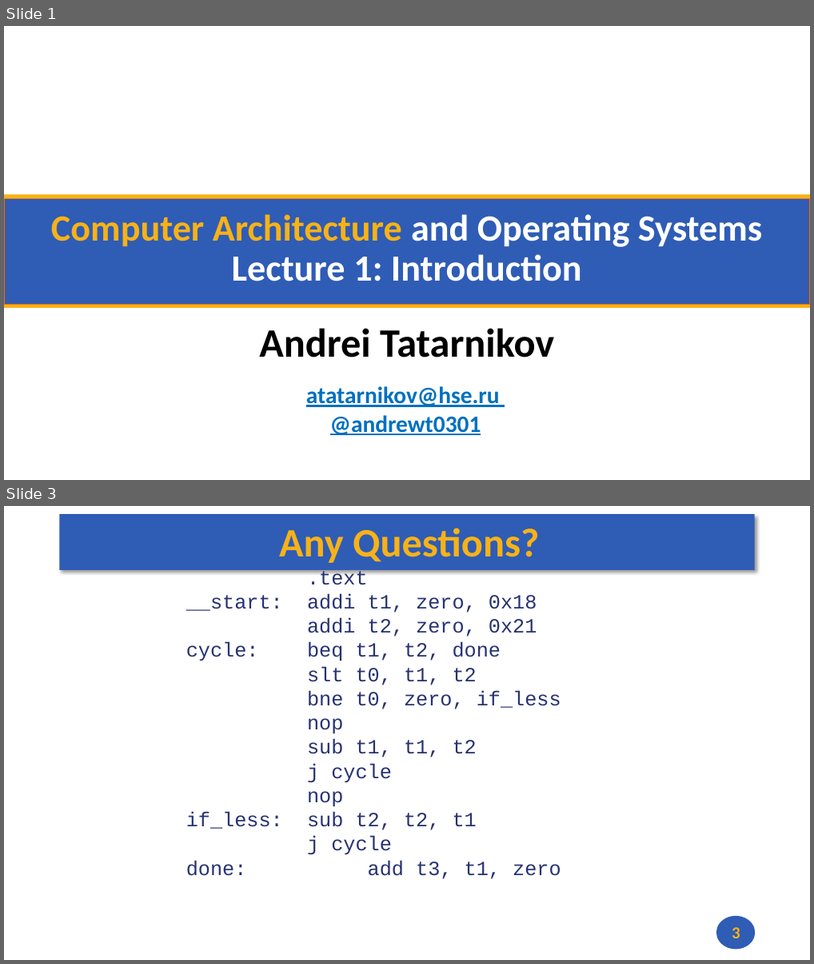
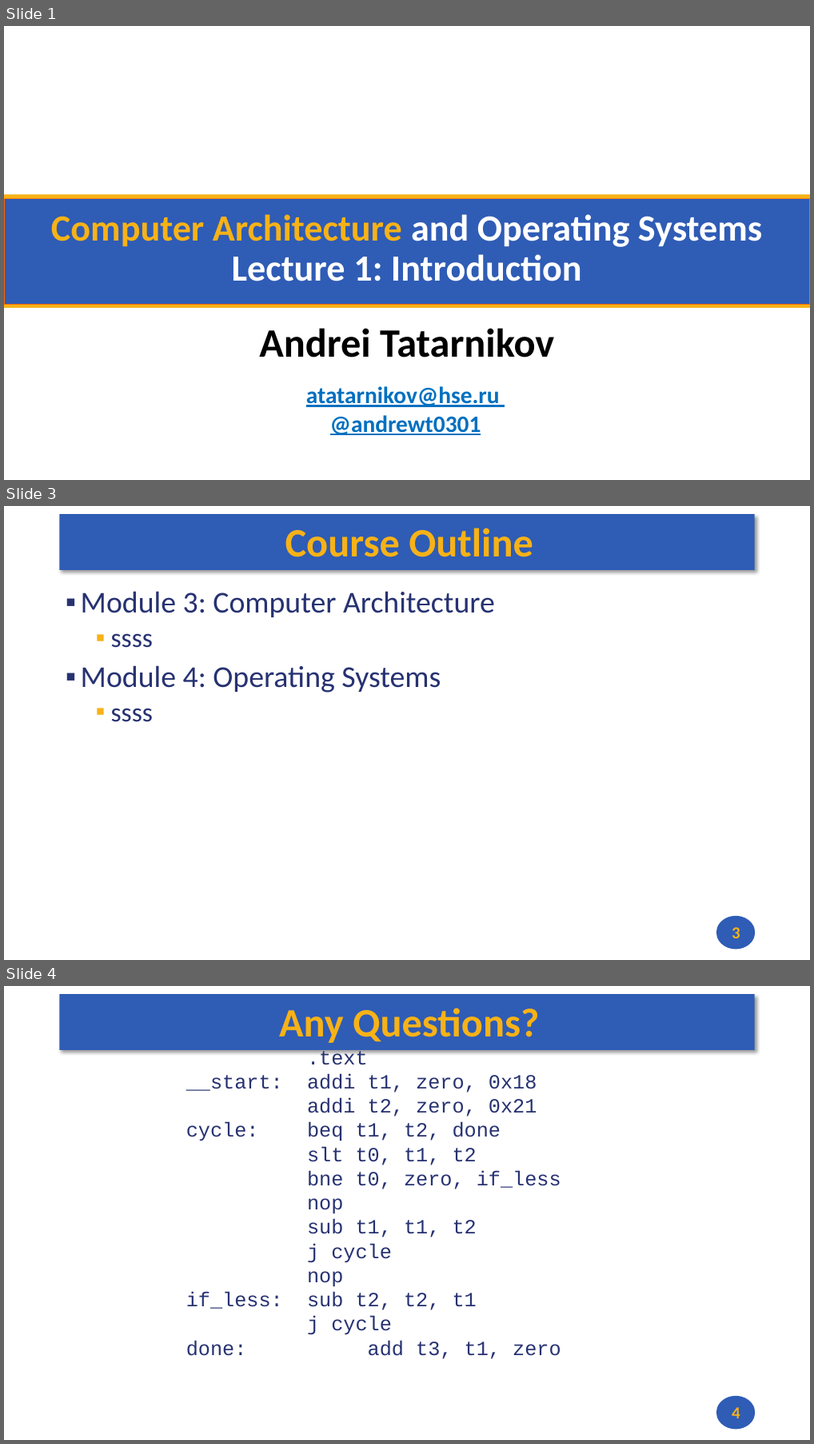
Before and after one commit to andrewt0301/hse-acos-course, a slide deck: docs/part1ca/01_Introduction/CA_Lecture_01.pptx. Shown one above the other, each under a label of ours: slides 1 and 3 before the commit, slides 1, 3 and 4 after it; the slides between them are not shown. The pictures are 814x964 and 814x1444 pixels, drawn with LibreOffice and Linux fonts; fonts in the diff are those of the drawing; background and template pictures are left out. Boxes give left, top, right and bottom in pixels: in the first picture for what was removed or moved away, otherwise in the second. Text is boxed around its words. In the diff, an @@ line names an element or a change of style, - is before the commit and + after.

```diff
--- a/docs/part1ca/01_Introduction/CA_Lecture_01.pptx
+++ b/docs/part1ca/01_Introduction/CA_Lecture_01.pptx
@@ slide 3 added at bbox=[4, 506, 810, 960], background #FFFFFF; not listed: 2 template elements that a slide beside it also shows @@
@@ title added at bbox=[286, 528, 534, 557], 48 pt, text #F7B217, bold @@
+Course Outline
@@ text added at bbox=[81, 591, 495, 722], 36 pt, text #273272 @@
+▪ Module 3: Computer Architecture
+  ▪ ssss
+▪ Module 4: Operating Systems
+  ▪ ssss
@@ page number added at bbox=[732, 927, 741, 938], 20 pt, text #F7B217, bold @@
+3
@@ what was slide 3 is now slide 4 @@
@@ page number at bbox=[732, 1407, 741, 1418]: text changed @@
-3
+4
```
Also in this commit, not shown: 1 other slide added, 1 slide removed, 1 other file.
